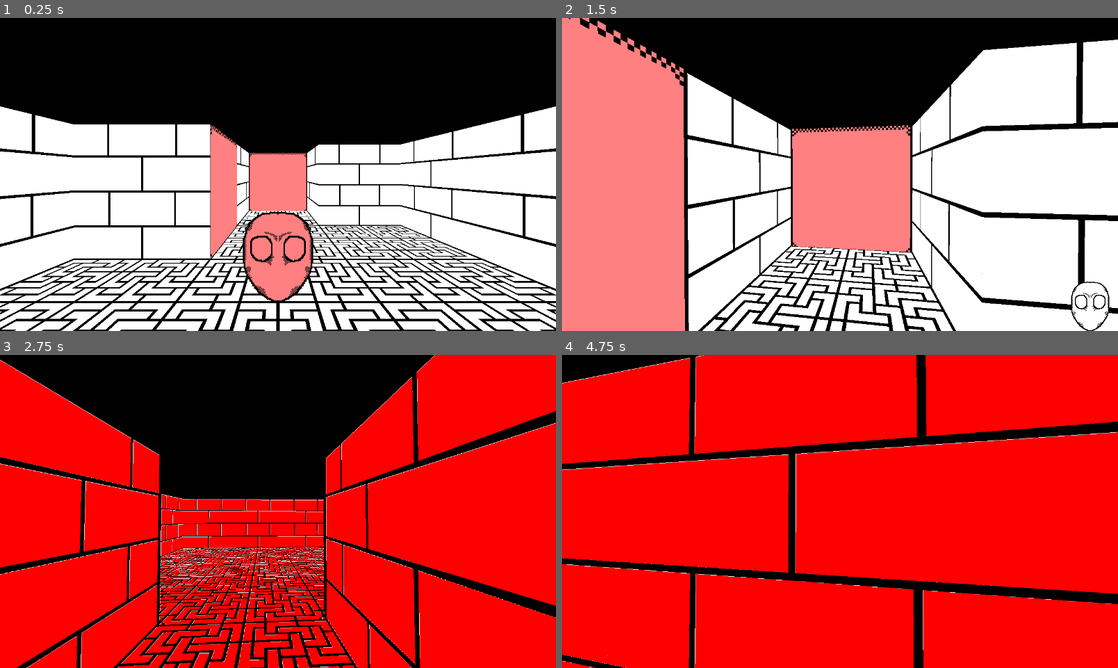
Above: before the commit, frames 1-4 (two rows, left to right).
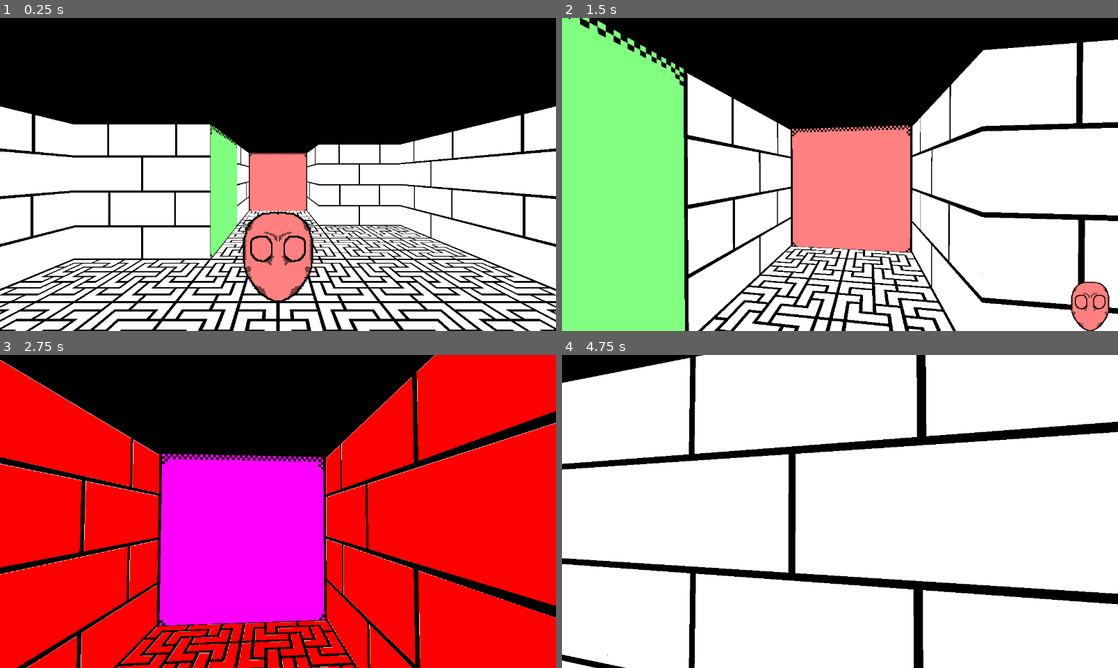
Above: after the commit, the same moments.

Repository: Juksuu/FGJ2026
Game: Godot game, scene res://scenes/juksu_testing.tscn
The game is run twice, just before and just after one commit, with the same random seed, the same clock (stepped at 60 frames per second) and the same inputs.
Inputs (mouse positions are in pixels of both pictures, inside the frame that each line leads up to):
- Up to frame 1 (0.25 s): no input
- Up to frame 2 (1.5 s): tap Enter at 0.5 s; move the mouse to (867, 174) at 0.52 s; hold Mouse wheel down (inv_next) 0.53-1.28 s; hold W (move_forward) from 0.53 s (still down); tap Q (inv_previous) at 0.8, 1.35 s; move the mouse to (812, 174) at 1.27 s
- Up to frame 3 (2.75 s): keep holding W (move_forward); click (250, 511) at 1.55 s; move the mouse to (289, 505) at 2.02 s; hold Mouse wheel down (inv_next) from 2.03 s (still down); click (289, 505) at 2.1 s
- Up to frame 4 (4.75 s): keep holding W (move_forward); move the mouse to (834, 517) at 2.77 s; release Mouse wheel down (inv_next) at 2.78 s; tap Mouse wheel down (inv_next) at 2.85, 4.55 s; tap Q (inv_previous) at 3.05 s; move the mouse to (878, 514) at 3.52 s; hold Q (inv_previous) 3.53-4.28 s; click (878, 514) at 3.8 s; move the mouse to (795, 508) at 4.27 s; right-click (795, 508) at 4.35 s

The runs differ from the first frame. In frame 1, 1.6% of the frame differs, in the area x 37-43%, y 34-77%; in frame 2, 21%; in frame 3, 16%; in frame 4, 92%, in the area x 0-100%, y 0-100%.

Commit message:
door and floor mask color correction

Diff:
--- a/level_data/level_0.json
+++ b/level_data/level_0.json
@@ -8,12 +8,12 @@
 	],
 	"doors":[
 		{"from": [4,2], "to": [5,2], "keys": ["color_1"]},
-		{"from": [3,2], "to": [3,1], "keys": ["color_1"]},
-		{"from": [6,2], "to": [7,2], "keys": ["color_1", "vert"]}
+		{"from": [3,2], "to": [3,1], "keys": ["color_2"]},
+		{"from": [6,2], "to": [7,2], "keys": ["color_3"]}
 	],
 	"masks":[
 		{"pos": [2,2],"type": "chroma", "id": "color_1"},
-		{"pos": [5,2],"type": "culling", "id": "vert"}
+		{"pos": [5,2],"type": "chroma", "id": "color_3"}
 	],
 	"spawn": {"pos": [1,2], "direction": 2},
 	"goal": {"pos": [12,2]},
--- a/prefabs/player.tscn
+++ b/prefabs/player.tscn
@@ -2,9 +2,14 @@
 
 [ext_resource type="Script" uid="uid://cie6ywgy7bxqa" path="res://scripts/player.gd" id="1_72ieh"]
 [ext_resource type="Texture2D" uid="uid://dpmx5f1xc2rn0" path="res://assets/spritesheets/basetiles.png" id="2_4dohe"]
+[ext_resource type="Shader" uid="uid://cujcwvgq127vy" path="res://shaders/pickup.gdshader" id="2_r66lb"]
 
 [sub_resource type="CapsuleShape3D" id="CapsuleShape3D_fp3wc"]
 height = 1.9
+
+[sub_resource type="ShaderMaterial" id="ShaderMaterial_1txc5"]
+shader = ExtResource("2_r66lb")
+shader_parameter/color = Vector4(1, 1, 1, 0)
 
 [node name="CharacterBody3D" type="CharacterBody3D" unique_id=1278534781]
 collision_layer = 65535
@@ -21,11 +26,12 @@
 
 [node name="Camera3D" type="Camera3D" parent="Yaw/Pitch" unique_id=294625801]
 current = true
-far = 17.0
+far = 256.0
 
 [node name="CanvasLayer" type="CanvasLayer" parent="." unique_id=1221901742]
 
 [node name="heldItem" type="Sprite2D" parent="CanvasLayer" unique_id=1850130731]
+material = SubResource("ShaderMaterial_1txc5")
 position = Vector2(1216, 656)
 texture = ExtResource("2_4dohe")
 region_enabled = true
--- a/scripts/door.gd
+++ b/scripts/door.gd
@@ -2,5 +2,8 @@
 
 @onready var door = $SubViewport/DoorSprite
 
+func _ready() -> void:
+	door.material.resource_local_to_scene = true;
+
 func set_color(color: Vector4) -> void:
 	door.material.set_shader_parameter("color", color)
--- a/scripts/mapGenerator.gd
+++ b/scripts/mapGenerator.gd
@@ -58,18 +58,18 @@
 		var delta_y = door_data.to[1] - door_data.from[1]
 		if delta_x != 0:
 			if delta_x > 0:
-				from_room.create_door(Globals.ROOM_SIDE.EAST,Globals.COLOR_OPTIONS[door_data.keys[0]])
-				to_room.create_door(Globals.ROOM_SIDE.WEST,Globals.COLOR_OPTIONS[door_data.keys[0]])
+				from_room.create_door(Globals.ROOM_SIDE.EAST,door_data.keys)
+				to_room.create_door(Globals.ROOM_SIDE.WEST,door_data.keys)
 			else :
-				from_room.create_door(Globals.ROOM_SIDE.WEST,Globals.COLOR_OPTIONS[door_data.keys[0]])
-				to_room.create_door(Globals.ROOM_SIDE.EAST,Globals.COLOR_OPTIONS[door_data.keys[0]])
+				from_room.create_door(Globals.ROOM_SIDE.WEST,door_data.keys)
+				to_room.create_door(Globals.ROOM_SIDE.EAST,door_data.keys)
 		if delta_y != 0:
 			if delta_y < 0:
-				from_room.create_door(Globals.ROOM_SIDE.NORTH,Globals.COLOR_OPTIONS[door_data.keys[0]])
-				to_room.create_door(Globals.ROOM_SIDE.SOUTH,Globals.COLOR_OPTIONS[door_data.keys[0]])
+				from_room.create_door(Globals.ROOM_SIDE.NORTH,door_data.keys)
+				to_room.create_door(Globals.ROOM_SIDE.SOUTH,door_data.keys)
 			else:
-				from_room.create_door(Globals.ROOM_SIDE.SOUTH,Globals.COLOR_OPTIONS[door_data.keys[0]])
-				to_room.create_door(Globals.ROOM_SIDE.NORTH,Globals.COLOR_OPTIONS[door_data.keys[0]])
+				from_room.create_door(Globals.ROOM_SIDE.SOUTH,door_data.keys)
+				to_room.create_door(Globals.ROOM_SIDE.NORTH,door_data.keys)
 
 	#pickups
 	for i in level_data.masks.size():
--- a/scripts/pickup.gd
+++ b/scripts/pickup.gd
@@ -15,6 +15,7 @@
 
 # Called when the node enters the scene tree for the first time.
 func _ready() -> void:
+	pickup.material.resource_local_to_scene = true;
 	$Area3D.connect("body_entered", self._on_pickup_hit)
 	pass # Replace with function body.
 
--- a/scripts/player.gd
+++ b/scripts/player.gd
@@ -83,10 +83,11 @@
 			hud_image.set_region_rect(Rect2(1152, 0, 128, 128))
 		else:
 			hud_image.set_region_rect(Rect2(768, 0, 128, 128))
+			hud_image.material.set_shader_parameter("color", Globals.COLOR_OPTIONS[mask.id])
 
 func wear_mask() -> void:
 	if inv_index == 0:
-		pass
+		return
 	var held_mask = held_masks[inv_index-1]
 	if held_mask.type == "chroma":
 		RenderingServer.global_shader_parameter_set("mask_color", Globals.COLOR_OPTIONS[held_mask.id])
--- a/scripts/room.gd
+++ b/scripts/room.gd
@@ -29,12 +29,40 @@
 	wall.visible = false
 	wall.find_child("CollisionShape3D").disabled = true
 
-func create_door(room_side: Globals.ROOM_SIDE, color: Vector4) -> void:
+#func create_door(room_side: Globals.ROOM_SIDE, color: Vector4) -> void:
+#	var door = door_prefab.instantiate()
+#	self.add_child(door)
+#	doors.append(door)
+#
+#	door.set_color(color)
+#
+#	var data = SIDE_DATA[room_side]
+#	door.transform.origin = data.pos
+#	door.rotation.y = data.rotation
+
+func create_door(room_side: Globals.ROOM_SIDE, options = null) -> void:
 	var door = door_prefab.instantiate()
 	self.add_child(door)
 	doors.append(door)
 
-	door.set_color(color)
+	if options:
+		print(options)
+		var coloropts = []
+		var cullable = false
+		for option in options:
+			if option.contains("color"):
+				print("appending", option)
+				coloropts.append(option);
+			if option.contains("culling"):
+				cullable = true;
+		print(coloropts," KRREGAH")
+		if coloropts.size() > 0:
+			if coloropts.size() > 1:
+				door.set_color(Vector4(0.2,0.4,0.6,1))
+			else:
+				print("PAINTING ", Globals.COLOR_OPTIONS[coloropts[0]])
+				door.set_color(Globals.COLOR_OPTIONS[coloropts[0]])
+		#if cullable:
 
 	var data = SIDE_DATA[room_side]
 	door.transform.origin = data.pos
